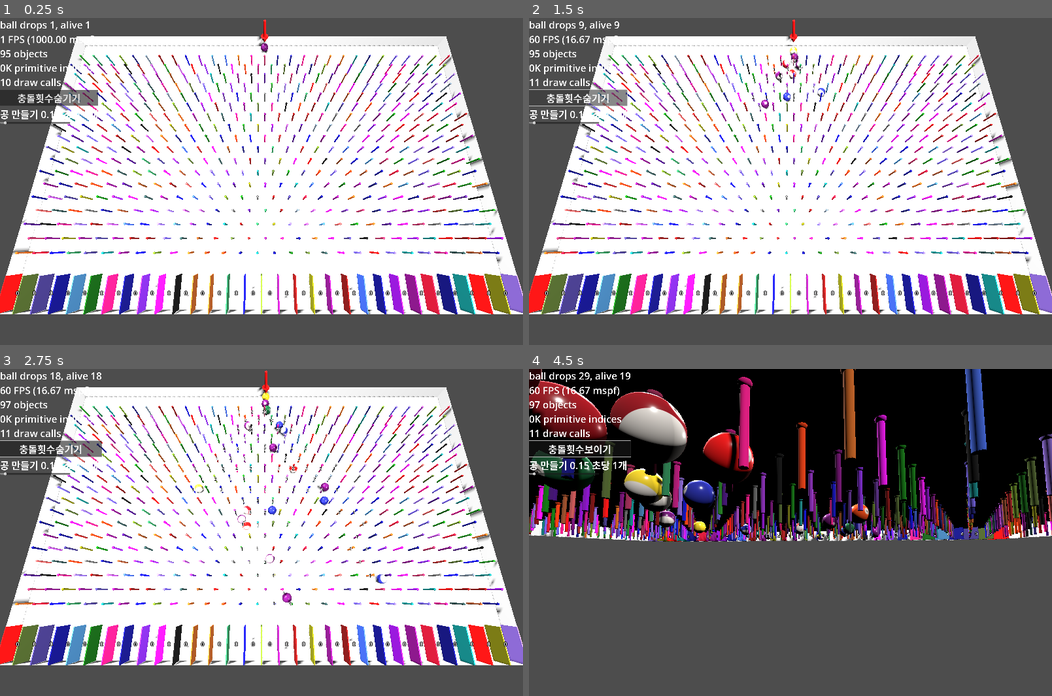
Above: before the commit, frames 1-4 (two rows, left to right).
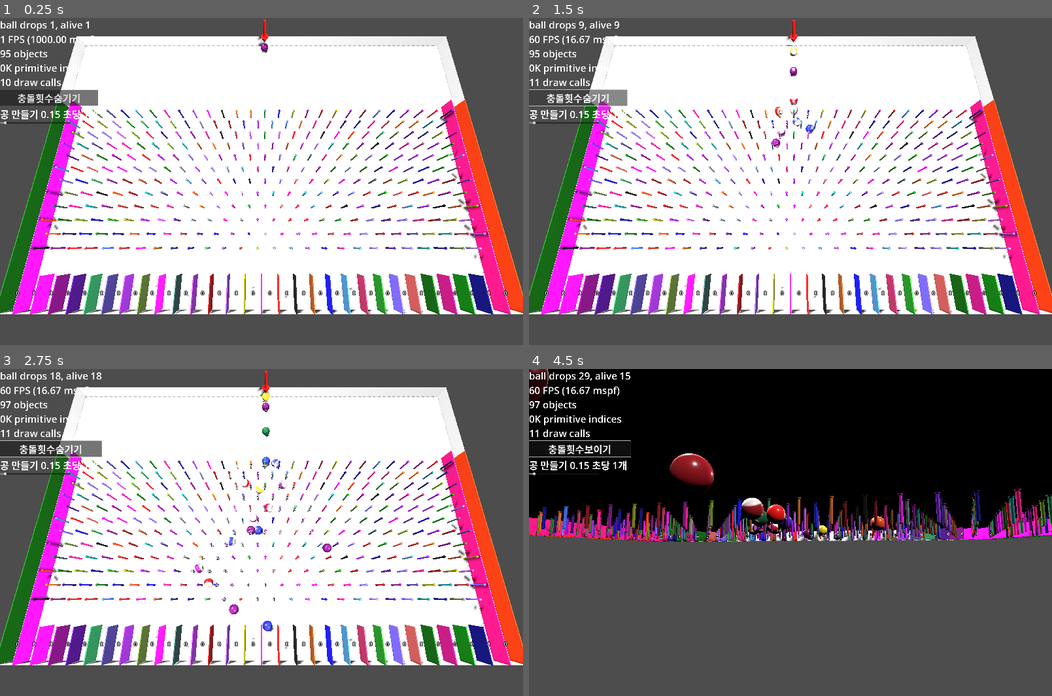
Above: after the commit, the same moments.

Repository: kasworld/gd4pinball
Game: Godot game, scene res://main.tscn
Same seed, same stepped clock (60 frames per second), same inputs: the game is played once before the commit and once after it.
Inputs (mouse positions are in pixels of both pictures, inside the frame that each line leads up to):
- Up to frame 1 (0.25 s): no input
- Up to frame 2 (1.5 s): click "충돌횟수숨기기" at 0.5 s; click "충돌횟수보이기" at 1.25 s
- Up to frame 3 (2.75 s): tap Enter at 2, 2.1 s; move the mouse to (376, 516) at 2.02 s; hold Right from 2.03 s (still down); click (376, 516) at 2.17 s
- Up to frame 4 (4.5 s): move the mouse to (685, 548) at 2.77 s; release Right at 2.78 s; hold Left 2.78-3.53 s; tap 1 at 2.85, 4.35 s; move the mouse to (842, 460) at 3.52 s; hold Right from 3.53 s (still down); tap Enter at 3.6 s; move the mouse to (764, 597) at 4.27 s; click (764, 597) at 4.42 s

The runs differ from the first frame. In frame 1, 19% of the frame differs, in the area x 0-100%, y 11-91%; in frame 2, 19%; in frame 3, 20%; in frame 4, 21%, in the area x 0-100%, y 0-53%.

Commit message:
WIP ball shoot

Diff:
--- a/main.gd
+++ b/main.gd
@@ -10,54 +10,10 @@
 	$Arrow3D.position = Vector3(Config.WorldSize.x/2 + 0.25, Config.BallRadius*5, Config.BallRadius*1)
 	reset_camera_pos()
 	set_walls()
-	add_칸들()
-	add_pins_bintree()
-	#draw_pin_circle(Config.WorldSize/2, Config.WorldSize.length()/8, 50)
-
-func set_walls() -> void:
-	$WallContainer.add_child(set_pos_rot(Config.BottomCenter, Vector3.ZERO,
-		preload("res://wall.tscn").instantiate().set_size(Config.BottomSize).set_info("바닥", 0.1)
-	))
-	$WallContainer.add_child(set_pos_rot(Config.TopCenter, Vector3(PI,0,0),
-		preload("res://wall.tscn").instantiate().set_size(Config.BottomSize).set_info("천장", 0.1)
-	))
-	$WallContainer.add_child(set_pos_rot(Config.WestCenter, Vector3(0,0,-PI/2),
-		preload("res://wall.tscn").instantiate().set_size(Config.WestSize).set_info("서쪽", 0.1)
-	))
-	$WallContainer.add_child(set_pos_rot(Config.EastCenter, Vector3(0,0,PI/2),
-		preload("res://wall.tscn").instantiate().set_size(Config.WestSize).set_info("동쪽", 0.1)
-	))
-	$WallContainer.add_child(set_pos_rot(Config.NorthCenter, Vector3(PI/2,0,0),
-		preload("res://wall.tscn").instantiate().set_size(Config.NorthSize).set_info("북쪽", 0.1)
-	))
-	$WallContainer.add_child(set_pos_rot(Config.SouthCenter, Vector3(-PI/2,0,0),
-		preload("res://wall.tscn").instantiate().set_size(Config.NorthSize).set_info("남쪽", 0.1)
-	))
-
-func set_pos_rot(pos :Vector3, rot:Vector3, n: Node3D) -> Node3D:
-	n.position = pos
-	n.rotation = rot
-	return n
-
-func add_칸들() -> void:
-	for x in Config.WorldSize.x:
-		var lb = Label3D.new()
-		lb.text = "0"
-		lb.pixel_size = 0.01
-		lb.billboard = BaseMaterial3D.BILLBOARD_ENABLED
-		lb.no_depth_test = true
-		lb.position = Vector3(x+0.5, Config.WorldSize.y/2, Config.WorldSize.z-1)
-		$BallEndCounterContainer.add_child(lb)
-		ball_end_count.append(0)
-
-	for x in Config.WorldSize.x+1:
-		var w = preload("res://칸막이.tscn").instantiate(
-			).set_size( Vector3(Config.BallRadius/6, Config.WorldSize.y, 2)
-			).set_color(dark_colors.pick_random()[0])
-		w.position = Vector3(x, Config.WorldSize.y/2, Config.WorldSize.z-1)
-		add_child(w)
-
-func add_pins_bintree() -> void:
+	add_pins_bintree_narrow()
+
+
+func add_pins_bintree_full() -> void:
 	for y in int(Config.WorldSize.z):
 		var p1 :Vector3
 		var p2 :Vector3
@@ -71,6 +27,62 @@
 			break
 		draw_pin_line(p1,p2,Config.WorldSize.x-1)
 
+	for x in Config.WorldSize.x:
+		var lb = new_label3d()
+		lb.position = Vector3(x+0.5, Config.WorldSize.y/2, Config.WorldSize.z-1)
+		$BallEndCounterContainer.add_child(lb)
+		ball_end_count.append(0)
+
+	for x in Config.WorldSize.x+1:
+		var w = preload("res://칸막이.tscn").instantiate(
+			).set_size( Vector3(Config.BallRadius/6, Config.WorldSize.y, 2)
+			).set_color(dark_colors.pick_random()[0])
+		w.position = Vector3(x, Config.WorldSize.y/2, Config.WorldSize.z-1)
+		add_child(w)
+
+func add_pins_bintree_narrow() -> void:
+	for z in range(8,Config.WorldSize.z*2):
+		var p1 :Vector3
+		var p2 :Vector3
+		if z % 2 == 0:
+			p1 = Vector3(1.75, Config.WorldSize.y/2, z*sin(PI/3))
+			p2 = Vector3(Config.WorldSize.x - 1.25, Config.WorldSize.y/2, z*sin(PI/3))
+		else :
+			p1 = Vector3(1.25, Config.WorldSize.y/2, z*sin(PI/3))
+			p2 = Vector3(Config.WorldSize.x - 1.75, Config.WorldSize.y/2, z*sin(PI/3))
+		if p1.z >= Config.WorldSize.z -3:
+			break
+		draw_pin_line(p1,p2,Config.WorldSize.x-3)
+
+	for x in Config.WorldSize.x:
+		var lb = new_label3d()
+		lb.position = Vector3(x+0.5, Config.WorldSize.y/2, Config.WorldSize.z-1)
+		$BallEndCounterContainer.add_child(lb)
+		ball_end_count.append(0)
+
+	for x in range(2,Config.WorldSize.x-1):
+		var w = preload("res://칸막이.tscn").instantiate(
+			).set_size( Vector3(Config.BallRadius/6, Config.WorldSize.y, 2)
+			).set_color(dark_colors.pick_random()[0])
+		w.position = Vector3(x, Config.WorldSize.y/2, Config.WorldSize.z-1)
+		add_child(w)
+
+	for x in [0, 1, Config.WorldSize.x-1, Config.WorldSize.x]:
+		var w = preload("res://칸막이.tscn").instantiate(
+			).set_size( Vector3(Config.BallRadius/6, Config.WorldSize.y, Config.WorldSize.z -6)
+			).set_color(dark_colors.pick_random()[0])
+		w.position = Vector3(x, Config.WorldSize.y/2, Config.WorldSize.z/2+3)
+		add_child(w)
+
+
+func new_label3d() -> Label3D:
+	var lb = Label3D.new()
+	lb.text = "0"
+	lb.pixel_size = 0.01
+	lb.billboard = BaseMaterial3D.BILLBOARD_ENABLED
+	lb.no_depth_test = true
+	return lb
+
 func draw_pin_line(p1 :Vector3, p2 :Vector3, pin_count :int) -> void:
 	for i in pin_count:
 		var rate := float(i)/float(pin_count-1)
@@ -90,6 +102,31 @@
 		b.position = Vector3( sin(rate)*radius, 0, cos(rate)*radius ) + center
 		b.set_default_pos(b.position)
 		$PinContainer.add_child(b)
+
+func set_walls() -> void:
+	$WallContainer.add_child(set_pos_rot(Config.BottomCenter, Vector3.ZERO,
+		preload("res://wall.tscn").instantiate().set_size(Config.BottomSize).set_info("바닥", 0.1)
+	))
+	$WallContainer.add_child(set_pos_rot(Config.TopCenter, Vector3(PI,0,0),
+		preload("res://wall.tscn").instantiate().set_size(Config.BottomSize).set_info("천장", 0.1)
+	))
+	$WallContainer.add_child(set_pos_rot(Config.WestCenter, Vector3(0,0,-PI/2),
+		preload("res://wall.tscn").instantiate().set_size(Config.WestSize).set_info("서쪽", 0.1)
+	))
+	$WallContainer.add_child(set_pos_rot(Config.EastCenter, Vector3(0,0,PI/2),
+		preload("res://wall.tscn").instantiate().set_size(Config.WestSize).set_info("동쪽", 0.1)
+	))
+	$WallContainer.add_child(set_pos_rot(Config.NorthCenter, Vector3(PI/2,0,0),
+		preload("res://wall.tscn").instantiate().set_size(Config.NorthSize).set_info("북쪽", 0.1)
+	))
+	$WallContainer.add_child(set_pos_rot(Config.SouthCenter, Vector3(-PI/2,0,0),
+		preload("res://wall.tscn").instantiate().set_size(Config.NorthSize).set_info("남쪽", 0.1)
+	))
+
+func set_pos_rot(pos :Vector3, rot:Vector3, n: Node3D) -> Node3D:
+	n.position = pos
+	n.rotation = rot
+	return n
 
 func add_ball() -> void:
 	var d = 	preload("res://ball.tscn").instantiate(
--- a/칸막이.tscn
+++ b/칸막이.tscn
@@ -7,6 +7,7 @@
 friction = 0.0
 
 [sub_resource type="BoxShape3D" id="BoxShape3D_nkspu"]
+resource_local_to_scene = true
 size = Vector3(0.05, 4, 2)
 
 [sub_resource type="StandardMaterial3D" id="StandardMaterial3D_27wne"]
